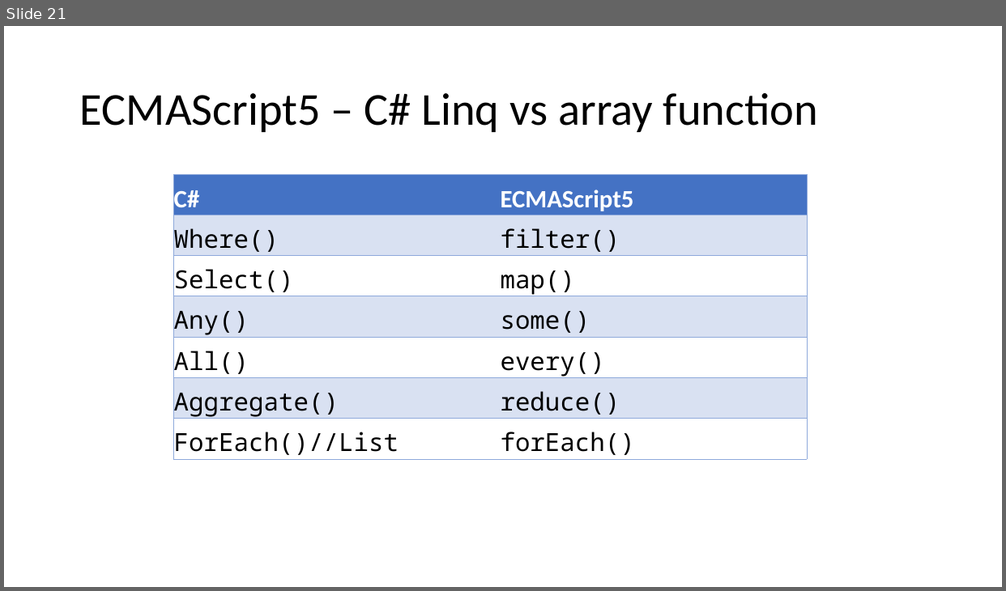
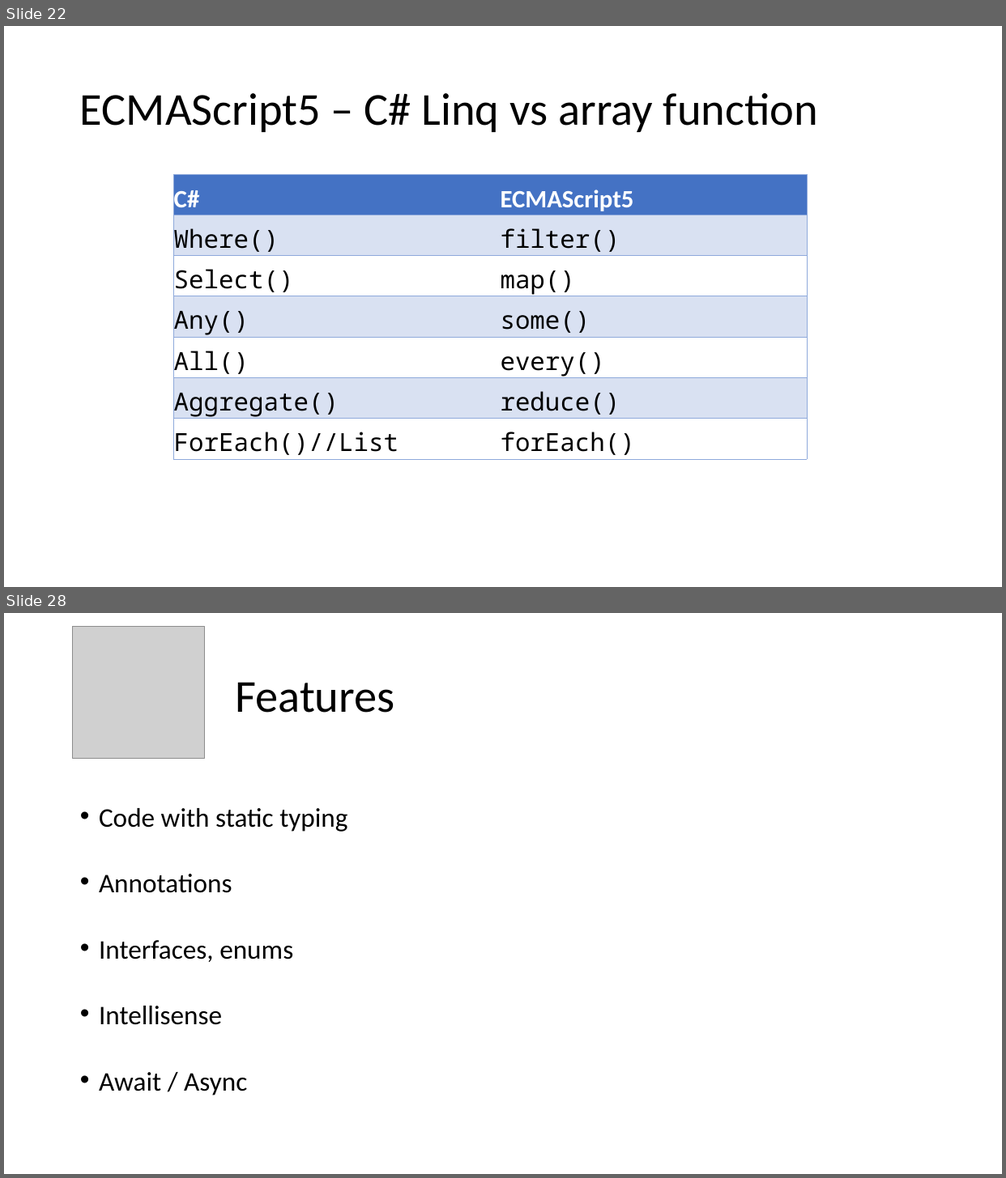
Before and after one commit to dankrz/JsTraining, a slide deck: JsTraining-presentation/JS Training.pptx. Shown one above the other, each under a label of ours: slide 21 before the commit, slides 22 and 28 after it; the slides between them are not shown. The pictures are 1006x591 and 1006x1178 pixels, drawn with LibreOffice and Linux fonts; fonts in the diff are those of the drawing; grey boxes stand for pictures. Boxes give left, top, right and bottom in pixels: in the first picture for what was removed or moved away, otherwise in the second. Text is boxed around its words. In the diff, an @@ line names an element or a change of style, - is before the commit and + after.

```diff
--- a/JsTraining-presentation/JS Training.pptx
+++ b/JsTraining-presentation/JS Training.pptx
@@ slide 28 added at [4,613,1002,1174], background #FFFFFF @@
@@ picture added at [73,627,205,758] @@
@@ title added at [235,682,394,713], 44 pt, text #000000 @@
+Features
@@ text added at [99,808,347,1096], 25.9 pt, text #000000 @@
+• Code with static typing
+• Annotations
+• Interfaces, enums
+• Intellisense
+• Await / Async
@@ what was slide 21 is now slide 22 @@
```
Also in this commit, not shown: 4 slides changed, 7 other slides added, 1 slide removed, 8 other files.
